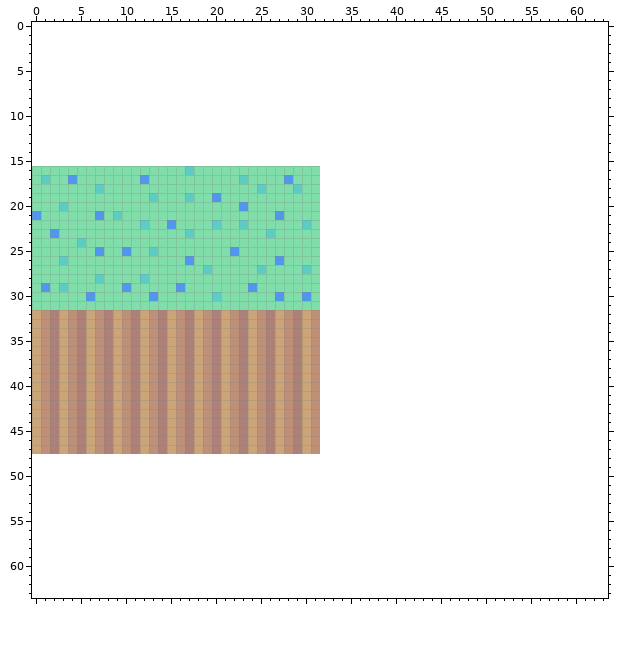
Pixel-art sprite: Assets/Textures/Tree2.png. Above: the version before the commit.
The file is 32x32 pixels. The old version is drawn lined up with the new one, on the new canvas.
After the commit:
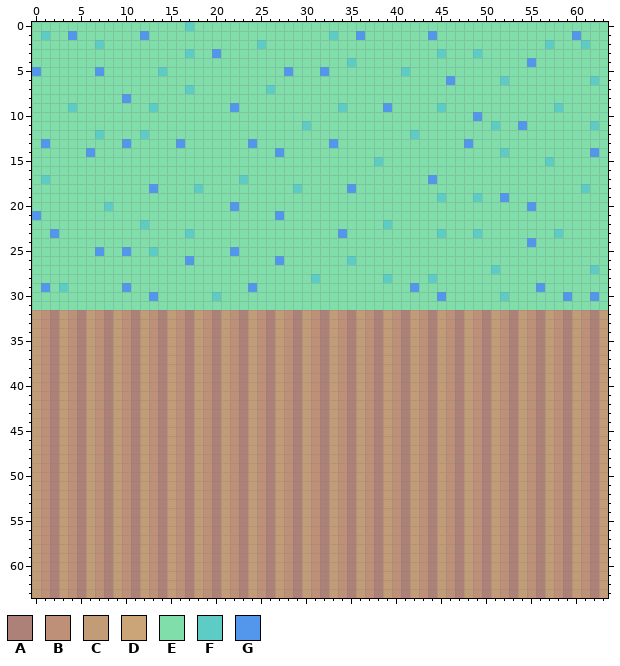
Palette (. is transparent): A #ad8078  B #bf9078  C #c29c76  D #cba578  E #80deaa  F #5cccc5  G #5397ec
Edits made:
canvas 32x32 -> 64x64, the old top-left corner now at 0,16
Changed rows in their new state; - is an unchanged pixel.
first column x 0:
 0 EEEEEEEEEEEEEEEEEFEEEEEEEEEEEEEEEEEEEEEEEEEEEEEEEEEEEEEEEEEEEEEE
 1 EFEEGEEEEEEEGEEEEEEEEEEEEEEEEEEEEFEEGEEEEEEEGEEEEEEEEEEEEEEEGEEE
 2 EEEEEEEFEEEEEEEEEEEEEEEEEFEEEEEEEEEEEEEEEEEEEEEEEEEEEEEEEFEEEFEE
 3 EEEEEEEEEEEEEEEEEFEEGEEEEEEEEEEEEEEEEEEEEEEEEFEEEFEEEEEEEEEEEEEE
 4 EEEEEEEEEEEEEEEEEEEEEEEEEEEEEEEEEEEFEEEEEEEEEEEEEEEEEEEGEEEEEEEE
 5 GEEEEEEGEEEEEEFEEEEEEEEEEEEEGEEEGEEEEEEEEFEEEEEEEEEEEEEEEEEEEEEE
 6 EEEEEEEEEEEEEEEEEEEEEEEEEEEEEEEEEEEEEEEEEEEEEEGEEEEEFEEEEEEEEEFE
 7 EEEEEEEEEEEEEEEEEFEEEEEEEEFEEEEEEEEEEEEEEEEEEEEEEEEEEEEEEEEEEEEE
 8 EEEEEEEEEEGEEEEEEEEEEEEEEEEEEEEEEEEEEEEEEEEEEEEEEEEEEEEEEEEEEEEE
 9 EEEEFEEEEEEEEFEEEEEEEEGEEEEEEEEEEEFEEEEGEEEEEFEEEEEEEEEEEEFEEEEE
10 EEEEEEEEEEEEEEEEEEEEEEEEEEEEEEEEEEEEEEEEEEEEEEEEEGEEEEEEEEEEEEEE
11 EEEEEEEEEEEEEEEEEEEEEEEEEEEEEEFEEEEEEEEEEEEEEEEEEEEFEEGEEEEEEEFE
12 EEEEEEEFEEEEFEEEEEEEEEEEEEEEEEEEEEEEEEEEEEFEEEEEEEEEEEEEEEEEEEEE
13 EGEEEEEEEEGEEEEEGEEEEEEEGEEEEEEEEGEEEEEEEEEEEEEEGEEEEEEEEEEEEEEE
14 EEEEEEGEEEEEEEEEEEEEEEEEEEEGEEEEEEEEEEEEEEEEEEEEEEEEFEEEEEEEEEGE
15 EEEEEEEEEEEEEEEEEEEEEEEEEEEEEEEEEEEEEEFEEEEEEEEEEEEEEEEEEFEEEEEE
16 -----------------E--------------EEEEEEEEEEEEEEEEEEEEEEEEEEEEEEEE
17 ----E-------E---------------E---EEEEEEEEEEEEGEEEEEEEEEEEEEEEEEEE
18 -------E-----G----F------E------EEEGEEEEEEEEEEEEEEEEEEEEEEEEEFEE
19 -------------E---E--E-----------EEEEEEEEEEEEEFEEEFEEGEEEEEEEEEEE
20 ---E----F-------------GE--------EEEEEEEEEEEEEEEEEEEEEEEGEEEEEEEE
21 -------E-E----------------------EEEEEEEEEEEEEEEEEEEEEEEEEEEEEEEE
22 ---------------E----E--E------E-EEEEEEEFEEEEEEEEEEEEEEEEEEEEEEEE
23 --------------------------E-----EEGEEEEEEEEEEFEEEFEEEEEEEEFEEEEE
24 -----E--------------------------EEEEEEEEEEEEEEEEEEEEEEEGEEEEEEEE
25 --------------------------------EEEEEEEEEEEEEEEEEEEEEEEEEEEEEEEE
26 ---E----------------------------EEEFEEEEEEEEEEEEEEEEEEEEEEEEEEEE
27 -------------------E-----E----E-EEEEEEEEEEEEEEEEEEEFEEEEEEEEEEFE
28 -------E----E------------------FEEEEEEEFEEEEFEEEEEEEEEEEEEEEEEEE
29 ----------------E---------------EEEEEEEEEEGEEEEEEEEEEEEEGEEEEEEE
30 ------E--------------------E--E-EEEEEEEEEEEEEGEEEEEEFEEEEEEGEEGE
31 --------------------------------EEEEEEEEEEEEEEEEEEEEEEEEEEEEEEEE
32 C--C--C--C--C--C--C--C--C--C--C-ACBACBACBACBACBACBACBACBACBACBAC
33 C--C--C--C--C--C--C--C--C--C--C-ACBACBACBACBACBACBACBACBACBACBAC
34 C--C--C--C--C--C--C--C--C--C--C-ACBACBACBACBACBACBACBACBACBACBAC
35 C--C--C--C--C--C--C--C--C--C--C-ACBACBACBACBACBACBACBACBACBACBAC
36 C--C--C--C--C--C--C--C--C--C--C-ACBACBACBACBACBACBACBACBACBACBAC
37 C--C--C--C--C--C--C--C--C--C--C-ACBACBACBACBACBACBACBACBACBACBAC
38 C--C--C--C--C--C--C--C--C--C--C-ACBACBACBACBACBACBACBACBACBACBAC
39 C--C--C--C--C--C--C--C--C--C--C-ACBACBACBACBACBACBACBACBACBACBAC
40 C--C--C--C--C--C--C--C--C--C--C-ACBACBACBACBACBACBACBACBACBACBAC
41 C--C--C--C--C--C--C--C--C--C--C-ACBACBACBACBACBACBACBACBACBACBAC
42 C--C--C--C--C--C--C--C--C--C--C-ACBACBACBACBACBACBACBACBACBACBAC
43 C--C--C--C--C--C--C--C--C--C--C-ACBACBACBACBACBACBACBACBACBACBAC
44 C--C--C--C--C--C--C--C--C--C--C-ACBACBACBACBACBACBACBACBACBACBAC
45 C--C--C--C--C--C--C--C--C--C--C-ACBACBACBACBACBACBACBACBACBACBAC
46 C--C--C--C--C--C--C--C--C--C--C-ACBACBACBACBACBACBACBACBACBACBAC
47 C--C--C--C--C--C--C--C--C--C--C-ACBACBACBACBACBACBACBACBACBACBAC
48 CBACBACBACBACBACBACBACBACBACBACBACBACBACBACBACBACBACBACBACBACBAC
49 CBACBACBACBACBACBACBACBACBACBACBACBACBACBACBACBACBACBACBACBACBAC
50 CBACBACBACBACBACBACBACBACBACBACBACBACBACBACBACBACBACBACBACBACBAC
51 CBACBACBACBACBACBACBACBACBACBACBACBACBACBACBACBACBACBACBACBACBAC
52 CBACBACBACBACBACBACBACBACBACBACBACBACBACBACBACBACBACBACBACBACBAC
53 CBACBACBACBACBACBACBACBACBACBACBACBACBACBACBACBACBACBACBACBACBAC
54 CBACBACBACBACBACBACBACBACBACBACBACBACBACBACBACBACBACBACBACBACBAC
55 CBACBACBACBACBACBACBACBACBACBACBACBACBACBACBACBACBACBACBACBACBAC
56 CBACBACBACBACBACBACBACBACBACBACBACBACBACBACBACBACBACBACBACBACBAC
57 CBACBACBACBACBACBACBACBACBACBACBACBACBACBACBACBACBACBACBACBACBAC
58 CBACBACBACBACBACBACBACBACBACBACBACBACBACBACBACBACBACBACBACBACBAC
59 CBACBACBACBACBACBACBACBACBACBACBACBACBACBACBACBACBACBACBACBACBAC
60 CBACBACBACBACBACBACBACBACBACBACBACBACBACBACBACBACBACBACBACBACBAC
61 CBACBACBACBACBACBACBACBACBACBACBACBACBACBACBACBACBACBACBACBACBAC
62 CBACBACBACBACBACBACBACBACBACBACBACBACBACBACBACBACBACBACBACBACBAC
63 CBACBACBACBACBACBACBACBACBACBACBACBACBACBACBACBACBACBACBACBACBAC
